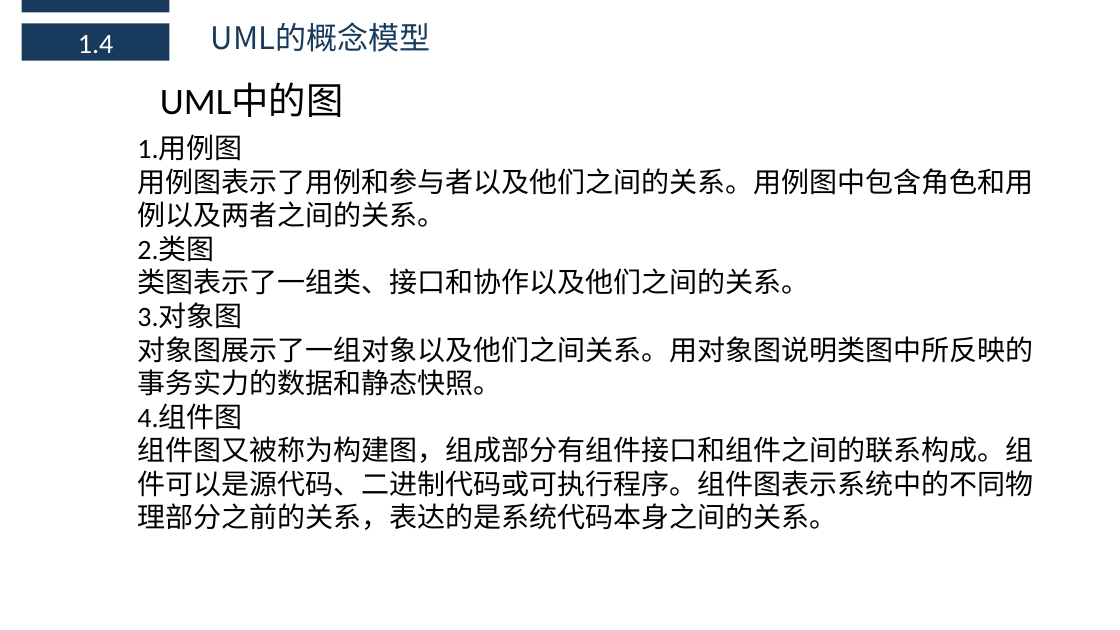
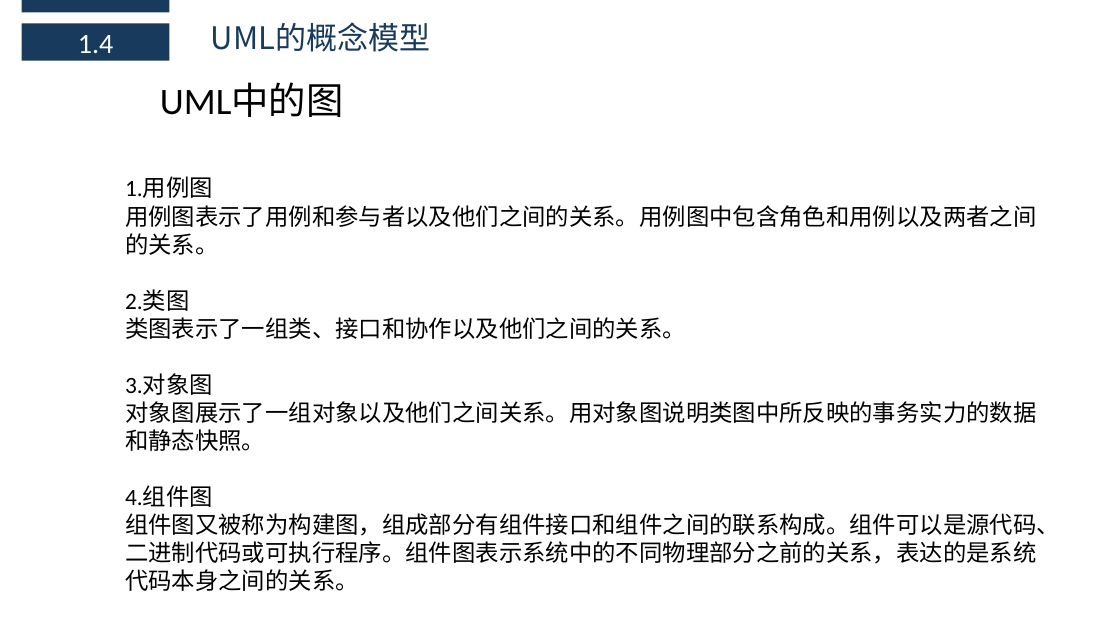
Before and after one commit to boboHh/AssistantTeaching, a slide deck: slide 15 of 非受控文档/06-公用/PRD2018-G11-UML概述.pptx. Drawn at 1120x630 pixels with LibreOffice and Linux fonts; fonts in the diff are those of the drawing. Boxes give left, top, right and bottom in pixels: in the first picture for what was removed or moved away, otherwise in the second. Text is boxed around its words. In the diff, an @@ line names an element or a change of style, - is before the commit and + after.

```diff
--- a/非受控文档/06-公用/PRD2018-G11-UML概述.pptx
+++ b/非受控文档/06-公用/PRD2018-G11-UML概述.pptx
@@ text "1.用例图": place and size @@
-text "1.用例图" at box(137, 135, 1033, 530)
+text "1.用例图" at box(125, 177, 1060, 591)
@@ text "1.用例图" at box(125, 177, 1060, 591): size 24 to 20 pt @@
```
Also in this commit, not shown: 5 other slides changed.
